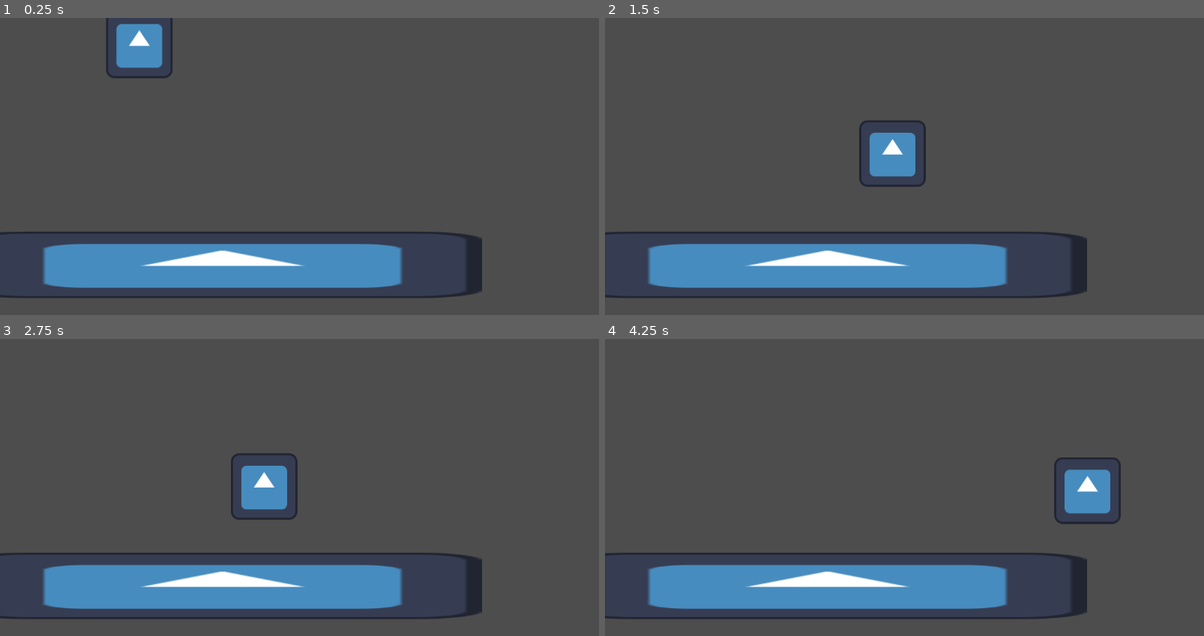
Above: before the commit, frames 1-4 (two rows, left to right).
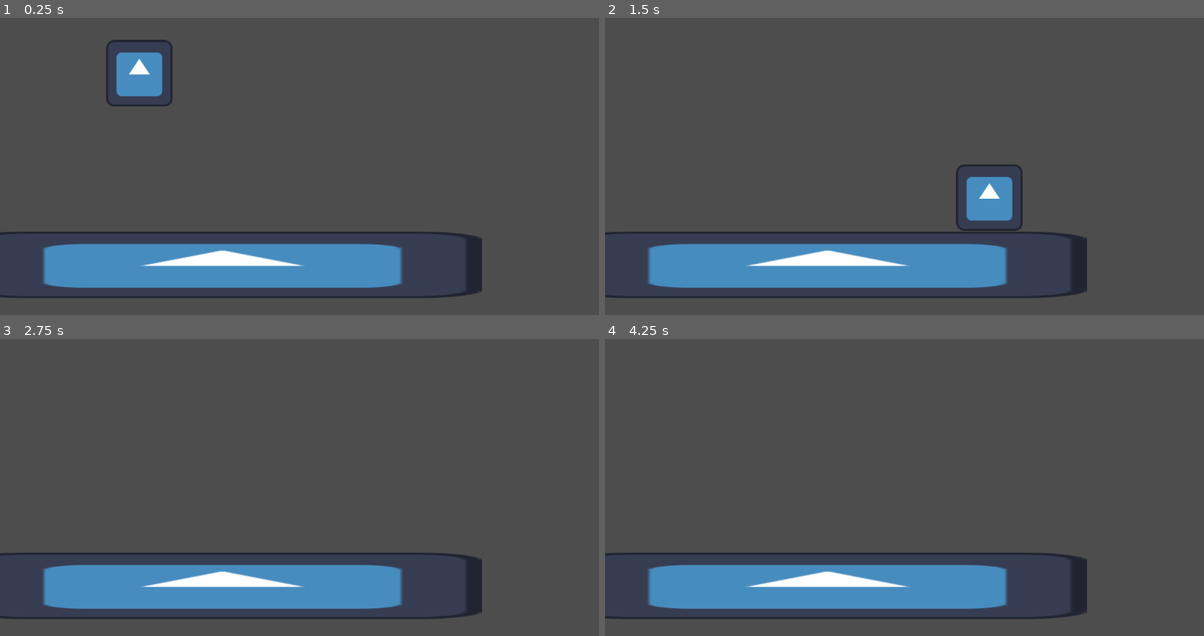
Above: after the commit, the same moments.

Repository: anaktas24/Metroidvania
Game: Godot game, scene res://world_level_1.tscn
The game is run twice, just before and just after one commit, with the same random seed, the same clock (stepped at 60 frames per second) and the same inputs. The engine's default icon, where the game draws it, is replaced by a stand-in: a white triangle on a blue panel in a dark square.
Inputs:
- Up to frame 1 (0.25 s): no input
- Up to frame 2 (1.5 s): tap Enter (ui_accept) at 0.5, 0.6, 0.77, 1.07, 1.35 s; hold Right (ui_right) from 0.53 s (still down)
- Up to frame 3 (2.75 s): tap Enter (ui_accept) at 1.52, 1.82, 2.1 s; release Right (ui_right) at 2.03 s; hold Left (ui_left) from 2.03 s (still down)
- Up to frame 4 (4.25 s): release Left (ui_left) at 2.78 s; hold Right (ui_right) from 2.78 s (still down); tap Enter (ui_accept) at 2.85, 3.02, 3.32, 3.6, 3.77, 4.07 s

The runs differ from the first frame. In frame 1, 1.8% of the frame differs, in the area x 17-29%, y 0-30%; in frame 2, 2.9%, in the area x 42-70%, y 34-72%; in frame 3, 1.4%; in frame 4, 1.5%.

Commit message:
Update player.gd
added movement

Diff:
--- a/player.gd
+++ b/player.gd
@@ -1,28 +1,46 @@
 extends CharacterBody2D
 
-
-const SPEED = 300.0
-const JUMP_VELOCITY = -400.0
-
-# Get the gravity from the project settings to be synced with RigidBody nodes.
-var gravity = ProjectSettings.get_setting("physics/2d/default_gravity")
+#Declaring Variables
+const SPEED = 550
+const jump_power = -2000
+const acc = 50
+const friction = 70
+var gravity =120
+const max_jumps = 2
+var current_jumps = 1
 
 
 func _physics_process(delta):
-	# Add the gravity.
-	if not is_on_floor():
-		velocity.y += gravity * delta
+	var input_direction: Vector2 = input()
+	if input_direction != Vector2.ZERO:
+		accelerate(input_direction)
+		#play_animation()
+	else:
+		add_friction()
+		#play_animation()
+	player_movement()
+	jump()
 
-	# Handle jump.
-	if Input.is_action_just_pressed("ui_accept") and is_on_floor():
-		velocity.y = JUMP_VELOCITY
+func input()-> Vector2:
+	var input_direction = Vector2.ZERO
+	input_direction.x =  Input.get_axis("ui_left", "ui_right")
+	input_direction = input_direction.normalized()
+	return input_direction
+func accelerate(direction):
+	velocity = velocity.move_toward(SPEED * direction, acc)
 
-	# Get the input direction and handle the movement/deceleration.
-	# As good practice, you should replace UI actions with custom gameplay actions.
-	var direction = Input.get_axis("ui_left", "ui_right")
-	if direction:
-		velocity.x = direction * SPEED
+func add_friction():
+	velocity = velocity.move_toward(Vector2.ZERO, friction)
+	#func play_animation():
+func player_movement():
+	move_and_slide()
+
+func jump():
+	if Input.is_action_just_pressed("ui_up"):
+		if current_jumps < max_jumps:
+			velocity.y = jump_power
+			current_jumps += 1
 	else:
-		velocity.x = move_toward(velocity.x, 0, SPEED)
-
-	move_and_slide()
+		velocity.y += gravity
+	if is_on_floor():
+		current_jumps = 1
